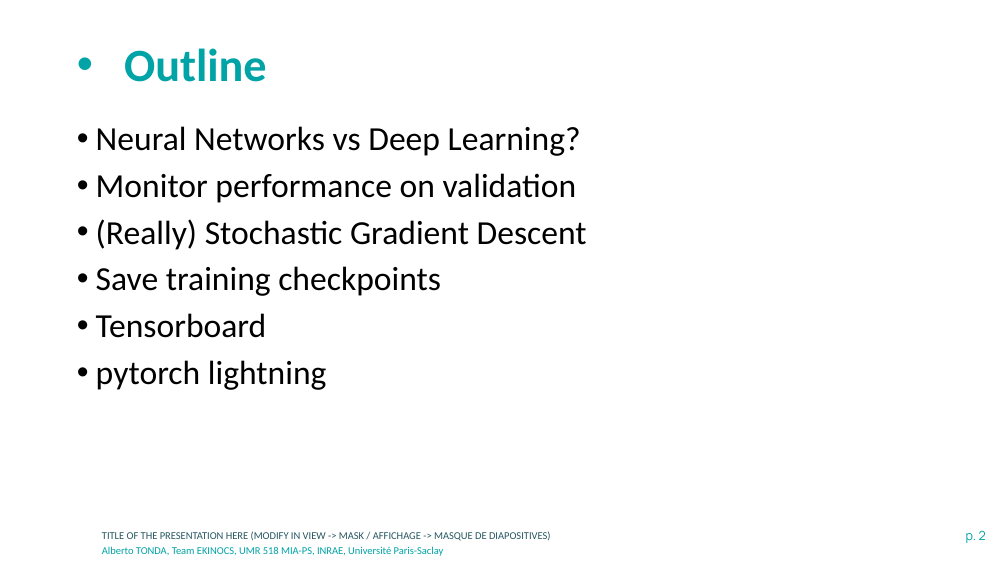
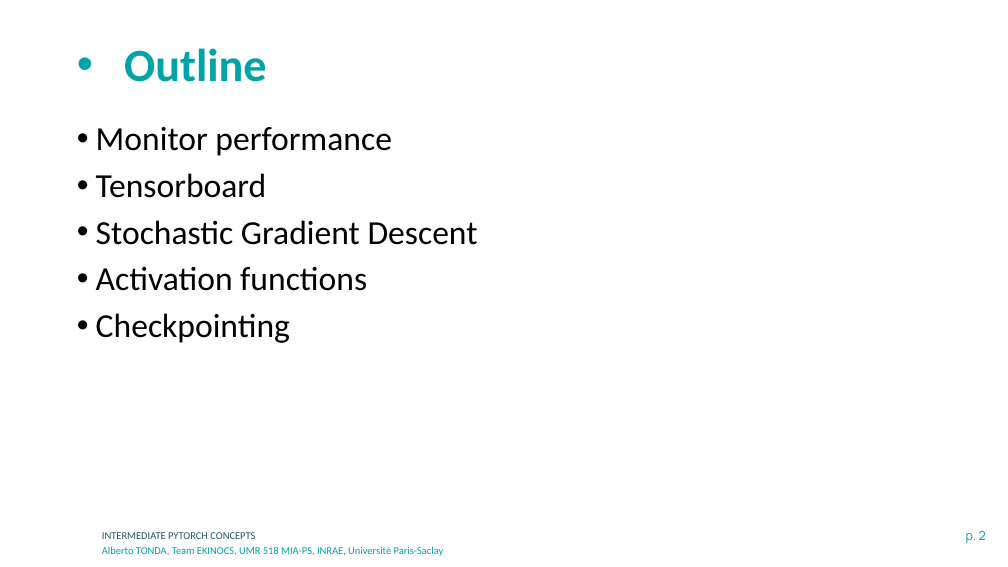
Before and after one commit to albertotonda/teaching, a slide deck: slide 2 of deep-learning-in-practice-with-pytorch/1-intermediate-pytorch.pptx. Drawn at 1008x567 pixels with LibreOffice and Linux fonts; fonts in the diff are those of the drawing; background and template pictures are left out. Boxes give left, top, right and bottom in pixels: in the first picture for what was removed or moved away, otherwise in the second. Text is boxed around its words. In the diff, an @@ line names an element or a change of style, - is before the commit and + after.

```diff
--- a/deep-learning-in-practice-with-pytorch/1-intermediate-pytorch.pptx
+++ b/deep-learning-in-practice-with-pytorch/1-intermediate-pytorch.pptx
@@ text at <box>96,127,391,156</box>: text changed @@
-• Neural Networks vs Deep Learning?
-• Monitor performance on validation
-• (Really) Stochastic Gradient Descent
-• Save training checkpoints
+• Monitor performance
@@ text at <box>96,220,478,343</box>: text changed @@
-• pytorch lightning
+• Stochastic Gradient Descent
+• Activation functions
+• Checkpointing
@@ text at <box>102,532,255,539</box>: text changed @@
-TITLE OF THE PRESENTATION HERE (MODIFY IN VIEW -> MASK / AFFICHAGE -> MASQUE DE DIAPOSITIVES)
+INTERMEDIATE PYTORCH CONCEPTS
```
Also in this commit, not shown: 3 other slides changed, 18 slides added, 17 slides removed, 7 other files.
